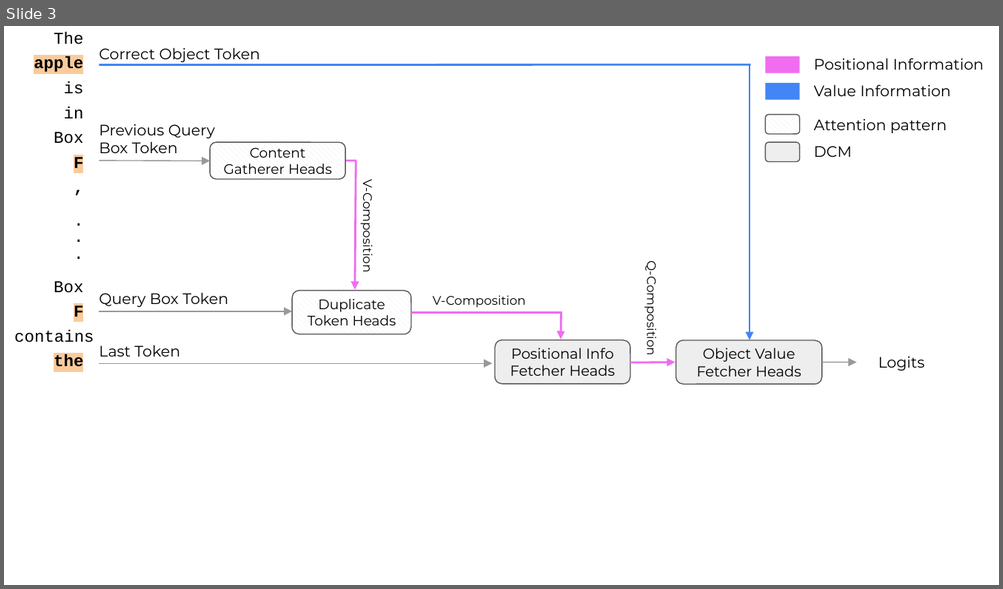
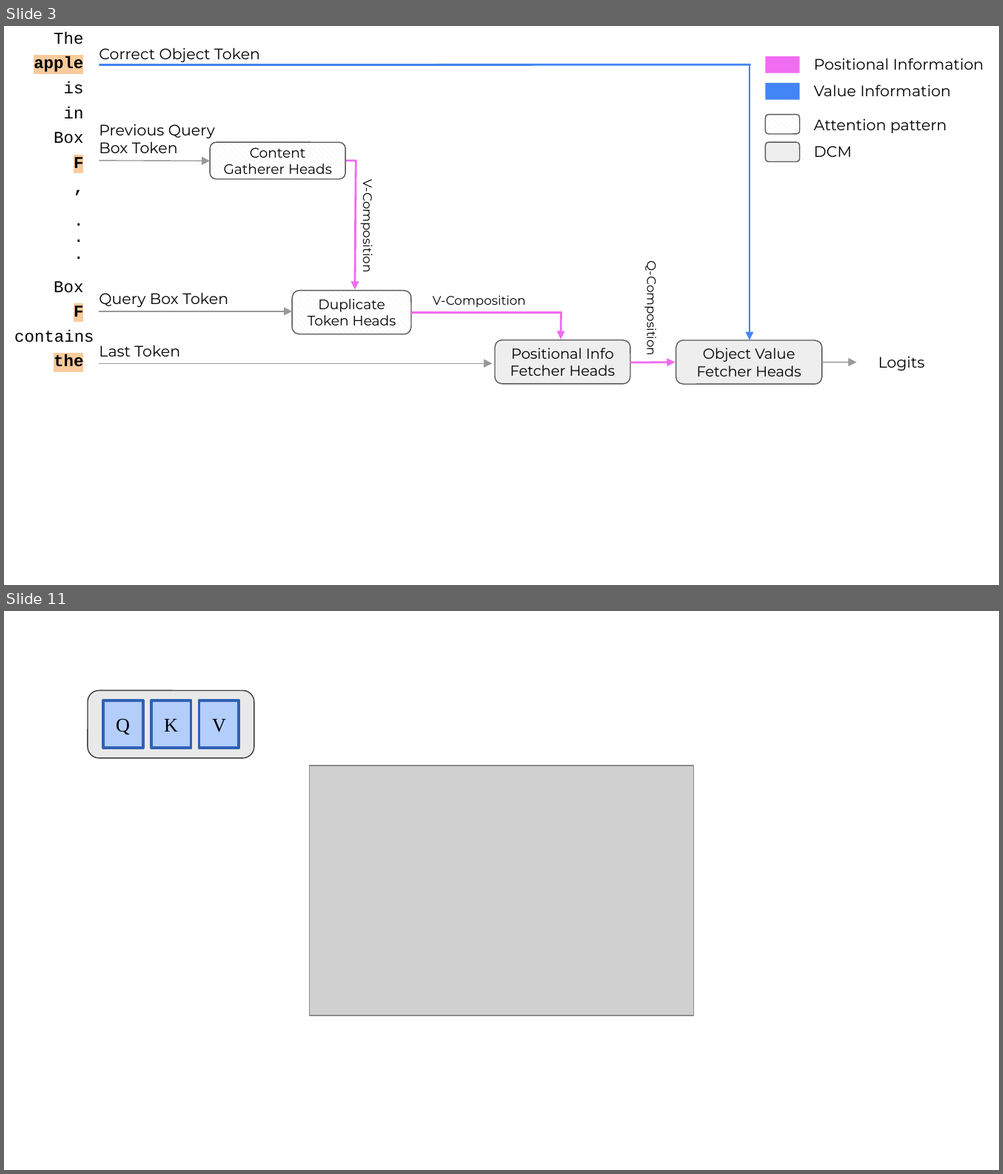
Before and after one commit to tamarott/finetuning_iclr24_figs, a slide deck: pptx_figs.pptx. Shown one above the other, each under a label of ours: slide 3 before the commit, slides 3 and 11 after it; the slides between them are not shown. The pictures are 1003x589 and 1003x1174 pixels, drawn with LibreOffice and Linux fonts; fonts in the diff are those of the drawing; grey boxes stand for pictures. Boxes give left, top, right and bottom in pixels: in the first picture for what was removed or moved away, otherwise in the second. Text is boxed around its words. In the diff, an @@ line names an element or a change of style, - is before the commit and + after.

```diff
--- a/pptx_figs.pptx
+++ b/pptx_figs.pptx
@@ slide 11 added at [4, 611, 999, 1170], background #FFFFFF @@
@@ group added at [88, 691, 253, 758]: 3 rectangles, 1 rounded rectangle @@
+Q
+K
+V
@@ picture added at [309, 766, 693, 1015] @@
```
Also in this commit, not shown: 1 slide changed, 14 other slides added.
